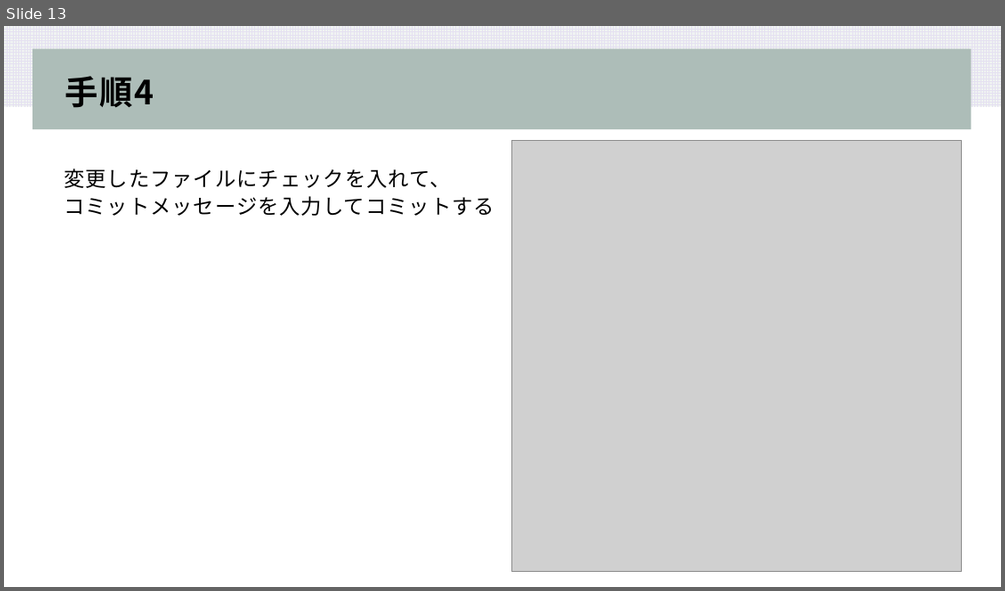
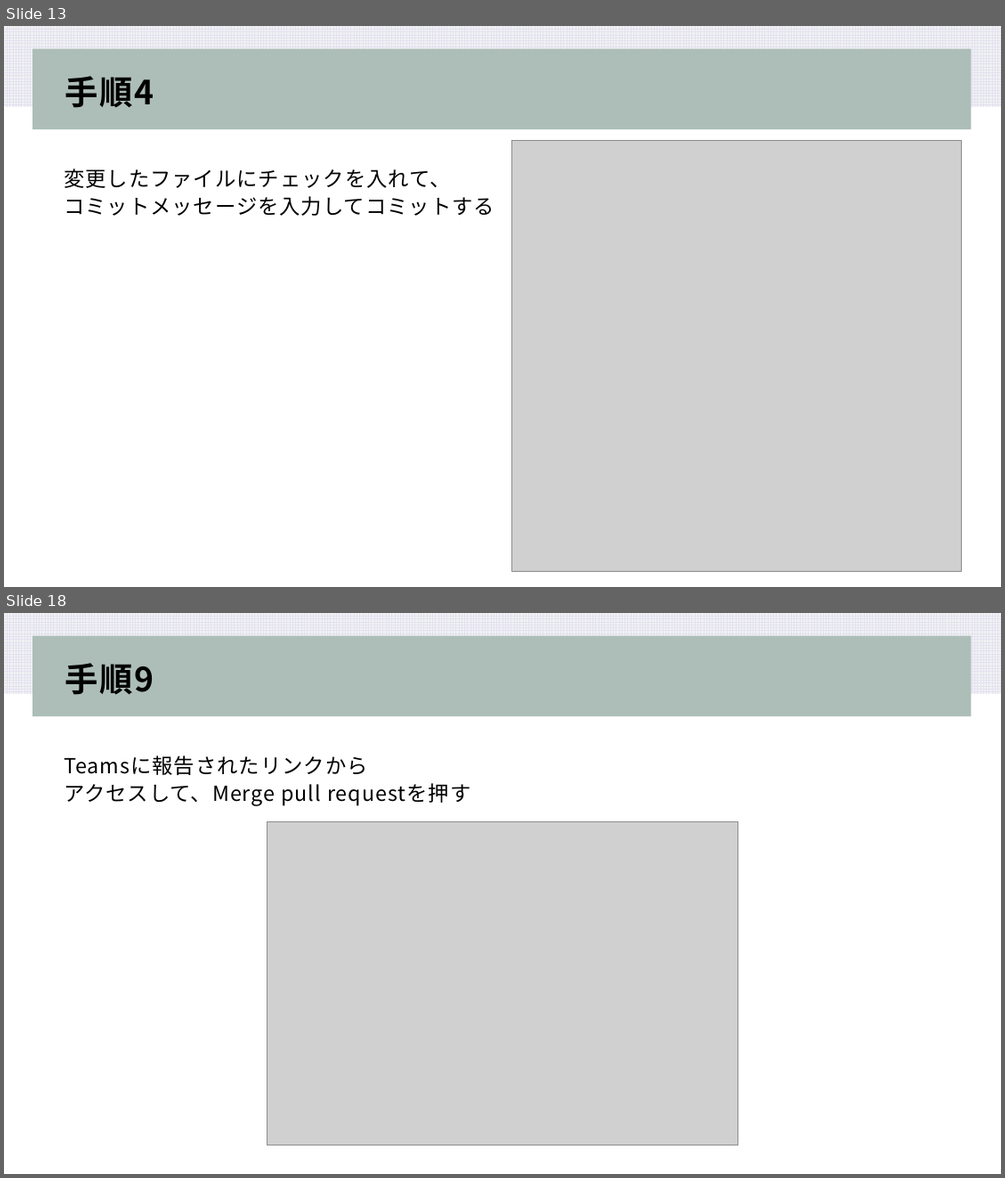
Before and after one commit to koki-sys/syuboard, a slide deck: document/PullRequest.pptx. Shown one above the other, each under a label of ours: slide 13 before the commit, slides 13 and 18 after it; the slides between them are not shown. The pictures are 1005x591 and 1005x1178 pixels, drawn with LibreOffice and Linux fonts; fonts in the diff are those of the drawing; grey boxes stand for pictures. Boxes give left, top, right and bottom in pixels: in the first picture for what was removed or moved away, otherwise in the second. Text is boxed around its words. In the diff, an @@ line names an element or a change of style, - is before the commit and + after.

```diff
--- a/document/PullRequest.pptx
+++ b/document/PullRequest.pptx
@@ slide 18 added at [4,613,1001,1174], background #FFFFFF; not listed: 2 template elements that a slide beside it also shows @@
@@ title added at [65,663,154,695], 32 pt, text #000000, bold @@
+手順9
@@ text added at [64,755,470,806], 20 pt, text #000000 @@
+Teamsに報告されたリンクから
+アクセスして、Merge pull requestを押す
@@ picture added at [267,821,738,1144] @@
```
Also in this commit, not shown: 10 slides changed, 5 other slides added, 1 other file.
